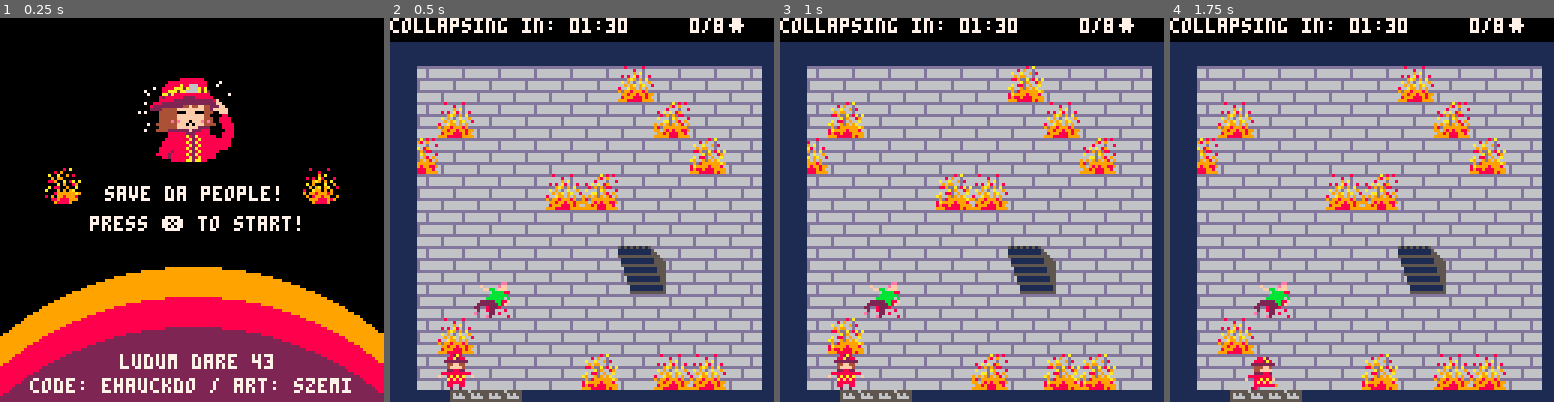
Above: before the commit, frames 1-4 (left to right).
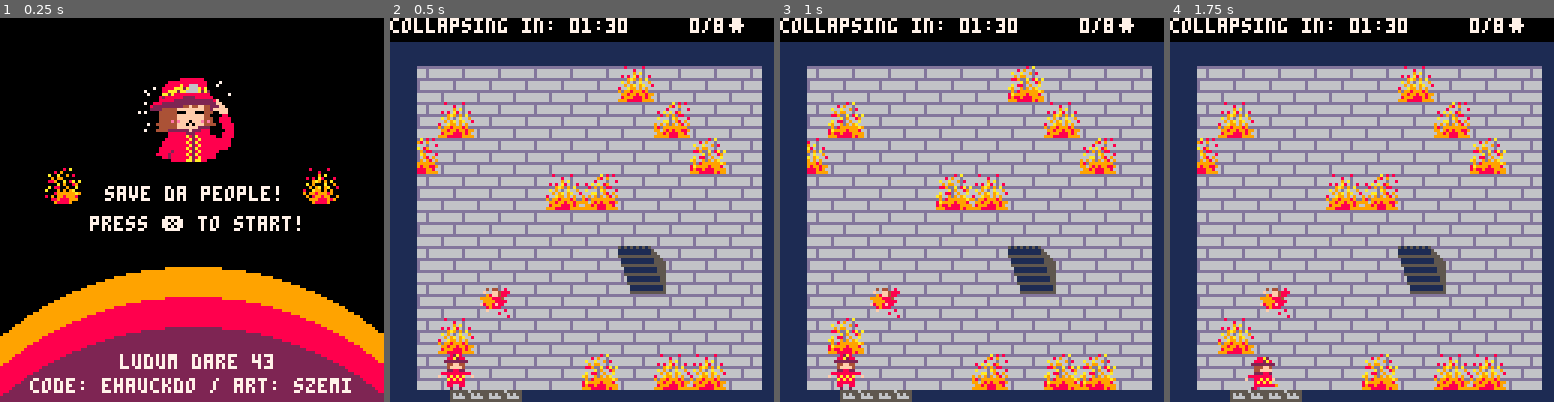
Above: after the commit, the same moments.

Repository: ehauckdo/ludumdare43
Game: PICO-8 cartridge ludumdare43.p8
The game is run twice, just before and just after one commit, with the same random seed, the same clock (stepped at 60 frames per second) and the same inputs.
Inputs:
- Up to frame 1 (0.25 s): no input
- Up to frame 2 (0.5 s): tap X (X key) at 0.33 s
- Up to frame 3 (1 s): tap O (Z key) at 0.7 s
- Up to frame 4 (1.75 s): tap X (X key) at 1.07 s; hold Right from 1.6 s (still down); tap O (Z key) at 1.7 s

Frame 1 is identical in both runs. In frame 2, 0.4% of the frame differs, in the area x 21-32%, y 68-79%; in frame 3, 0.4%; in frame 4, 0.4%.

Commit message:
bring back different ppl

Diff:
--- a/ludumdare43.p8
+++ b/ludumdare43.p8
@@ -173,8 +173,7 @@
  types[1] = {192,194,196,198,200}
  types[2] = {228}
  types[3] = {202,203,204,205,206}
- //t = flr(rnd(3))+1
- t = 1
+ t = flr(rnd(3))+1
 
  person = {}
  person.t = t
